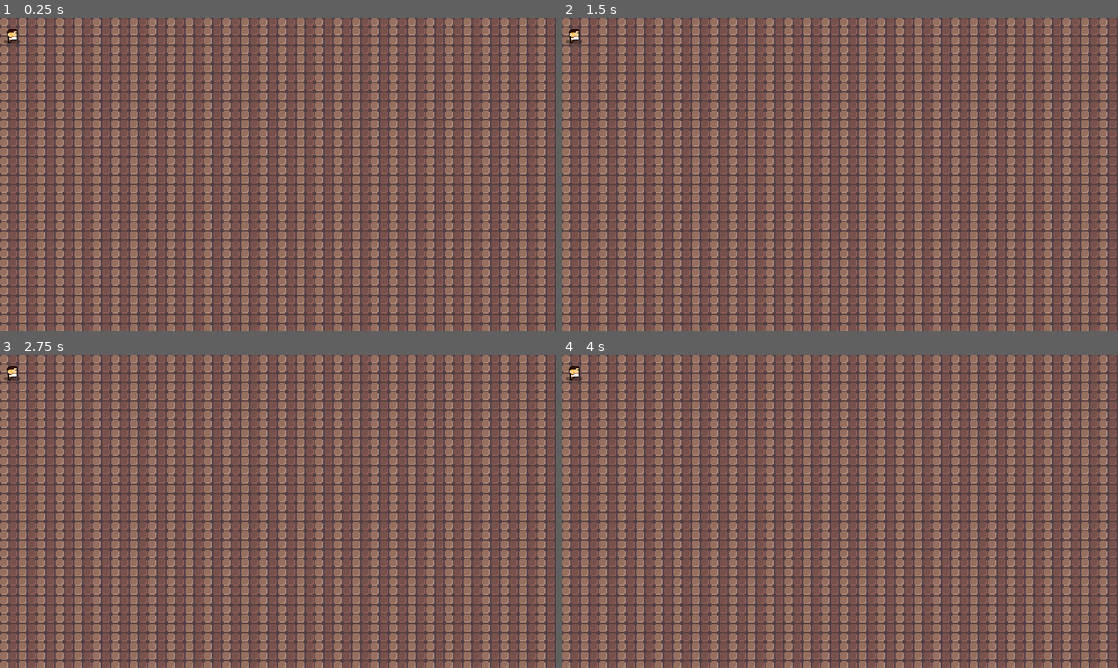
Above: before the commit, frames 1-4 (two rows, left to right).
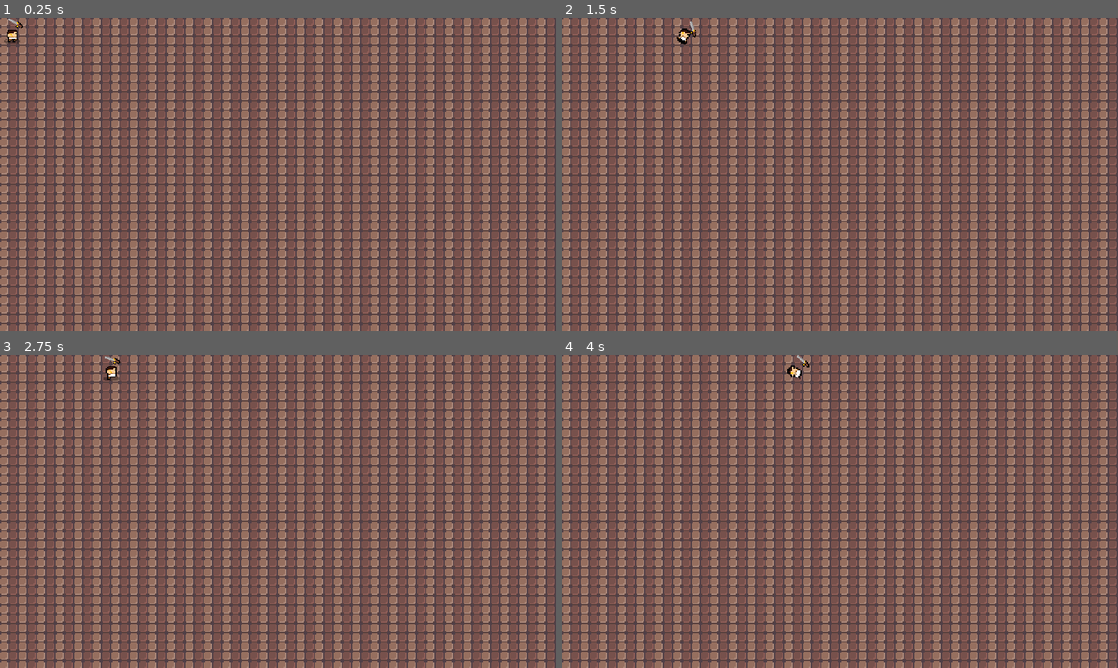
Above: after the commit, the same moments.

Repository: Torres1373/GodotRL
Game: Godot game, scene res://Scenes/First.tscn
The game is run twice, just before and just after one commit, with the same random seed, the same clock (stepped at 60 frames per second) and the same inputs.
Inputs (mouse positions are in pixels of both pictures, inside the frame that each line leads up to):
- Up to frame 1 (0.25 s): no input
- Up to frame 2 (1.5 s): tap Enter at 0.5 s; move the mouse to (962, 158) at 0.52 s; hold Space (ui_jump) 0.53-1.28 s; hold Right (ui_right) from 0.53 s (still down); click (962, 158) at 0.6 s; move the mouse to (728, 190) at 1.27 s; tap Space (ui_jump) at 1.35 s
- Up to frame 3 (2.75 s): tap Space (ui_jump) at 1.52, 1.82 s; click (166, 527) at 1.55 s; move the mouse to (333, 442) at 2.02 s; release Right (ui_right) at 2.03 s; hold Left (ui_left) from 2.03 s (still down); hold Space (ui_jump) from 2.03 s (still down); click (333, 442) at 2.1 s
- Up to frame 4 (4 s): move the mouse to (812, 574) at 2.77 s; release Left (ui_left) at 2.78 s; release Space (ui_jump) at 2.78 s; hold Right (ui_right) from 2.78 s (still down); click (812, 574) at 2.85 s; tap Space (ui_jump) at 3.02, 3.32 s; move the mouse to (1006, 558) at 3.52 s; hold Space (ui_jump) from 3.53 s (still down)

The runs differ from the first frame. In frame 1, less than 0.1% of the frame differs, in the area x 0-5%, y 0-8%; in frame 2, 0.2%; in frame 3, 0.2%, in the area x 0-22%, y 0-9%; in frame 4, 0.2%.
Error before the commit: Parse Error: Identifier "GRAVITY" not declared in the current scope. (res://Characters/Player/player.gd:5)

Commit message:
jump added

Diff:
--- a/Characters/Character.gd
+++ b/Characters/Character.gd
@@ -10,6 +10,9 @@
 @onready var animated_sprite: AnimatedSprite2D = get_node("AnimatedSprite2D")
 
 var mov_dir: Vector2 = Vector2.ZERO
+var isJumping: bool = false
+var isAttacking: bool = false
+var isDefending: bool = false
 
 func _physics_process(_delta_: float) -> void:
 	move_and_slide()
--- a/Characters/Player/FiniteStateMachine.gd
+++ b/Characters/Player/FiniteStateMachine.gd
@@ -19,18 +19,21 @@
 		states.idle:
 			if parent.velocity.length() > 10:
 				return states.move
-			#if Input.is_action_pressed("ui_jump") and parent.is_on_floor():
-				#return states.jump
+			if Input.is_action_just_pressed("ui_jump") and not parent.isJumping and not parent.isAttacking:
+				parent.isJumping = true
+				return states.jump
 		states.move:
 			if parent.velocity.length() < 10:
 				return states.idle
-			#if Input.is_action_pressed("ui_jump") and parent.is_on_floor():
-				#return states.jump
-		#states.jump:
-			#if parent.velocity.length() < 10 and parent.is_on_floor():
-				#return states.idle
-			#elif parent.velocity.length() > 10 and parent.is_on_floor():
-				#return states.move
+			if Input.is_action_just_pressed("ui_jump") and not parent.isJumping and not parent.isAttacking:
+				parent.isJumping = true
+				return states.jump
+		states.jump:
+			if parent.velocity.length() < 10 and not parent.isJumping:
+				return states.idle
+			elif parent.velocity.length() > 10 and not parent.isJumping:
+				return states.move
+
 	return -1
 
 func _enter_state(_previous_state: int, _new_state: int) -> void:
@@ -41,3 +44,5 @@
 			animation_player.play("move")
 		states.jump:
 			animation_player.play("jump")
+			await animation_player.animation_finished
+			parent.isJumping = false
--- a/Characters/Player/player.gd
+++ b/Characters/Player/player.gd
@@ -1,14 +1,29 @@
 extends Character
+
+@onready var sword: Node2D= get_node("Sword")
+@onready var sword_anim_player: AnimationPlayer = sword.get_node("SwordAnimationPlayer")
 
 func _process(_delta: float) -> void:
 	var mous_dir = Vector2(get_global_mouse_position() - global_position).normalized()
-	velocity.y += GRAVITY
 
 	if mous_dir.x > 0 and animated_sprite.flip_h:
 		animated_sprite.flip_h = false
 	elif mous_dir.x < 0 and not animated_sprite.flip_h:
 		animated_sprite.flip_h = true
 
+	sword.rotation = mous_dir.angle()
+	if sword.scale.y == 1 and mous_dir.x < 0:
+		sword.scale.y = -1
+	if sword.scale.y == -1 and mous_dir.x > 0:
+		sword.scale.y = 1
+
+	if Input.is_action_just_pressed("ui_attack") and not sword_anim_player.is_playing() and not isJumping:
+		isAttacking = true
+		sword_anim_player.play("attack")
+		await sword_anim_player.animation_finished
+		isAttacking = false
+
+
 func get_input() -> void:
 	mov_dir = Vector2.ZERO
 	mov_dir.x = Input.get_action_strength("ui_right") - Input.get_action_strength("ui_left")
--- a/Characters/Player/player.tscn
+++ b/Characters/Player/player.tscn
@@ -6,6 +6,8 @@
 [ext_resource type="Script" path="res://Characters/Player/FiniteStateMachine.gd" id="3_2x7py"]
 [ext_resource type="Texture2D" uid="uid://b7toqoa1m737m" path="res://Art/v1.1 dungeon crawler 16X16 pixel pack/heroes/knight/icaro_run_spritesheet.png" id="3_6jmwr"]
 [ext_resource type="Texture2D" uid="uid://b5cin287vhah8" path="res://Art/v1.1 dungeon crawler 16X16 pixel pack/heroes/knight/icaro_jump_spritesheet.png" id="5_nm5of"]
+[ext_resource type="Texture2D" uid="uid://b3uu18ltm2jpn" path="res://Art/v1.1 dungeon crawler 16X16 pixel pack/heroes/knight/weapon_kopis_1.png" id="7_kjaob"]
+[ext_resource type="Texture2D" uid="uid://baatxewy4nyxw" path="res://Art/v1.1 dungeon crawler 16X16 pixel pack/effects (new)/slash_effect_anim_spritesheet.png" id="8_bogec"]
 
 [sub_resource type="AtlasTexture" id="AtlasTexture_thov0"]
 atlas = ExtResource("2_pmhp2")
@@ -151,6 +153,123 @@
 "speed": 5.0
 }]
 
+[sub_resource type="CapsuleShape2D" id="CapsuleShape2D_qxa5h"]
+radius = 4.0
+height = 12.0
+
+[sub_resource type="Animation" id="Animation_mlpoq"]
+resource_name = "attack"
+length = 0.5
+step = 0.05
+tracks/0/type = "value"
+tracks/0/imported = false
+tracks/0/enabled = true
+tracks/0/path = NodePath("SwordSprite:rotation")
+tracks/0/interp = 1
+tracks/0/loop_wrap = true
+tracks/0/keys = {
+"times": PackedFloat32Array(0, 0.15, 0.35, 0.5),
+"transitions": PackedFloat32Array(1, 1, 1, 1),
+"update": 0,
+"values": [0.0, 3.14159, 1.5708, 0.0]
+}
+tracks/1/type = "value"
+tracks/1/imported = false
+tracks/1/enabled = true
+tracks/1/path = NodePath("SlashSprite:visible")
+tracks/1/interp = 1
+tracks/1/loop_wrap = true
+tracks/1/keys = {
+"times": PackedFloat32Array(0, 0.1, 0.25, 0.35),
+"transitions": PackedFloat32Array(1, 1, 1, 1),
+"update": 1,
+"values": [true, true, true, false]
+}
+tracks/2/type = "value"
+tracks/2/imported = false
+tracks/2/enabled = true
+tracks/2/path = NodePath("SlashSprite:frame")
+tracks/2/interp = 1
+tracks/2/loop_wrap = true
+tracks/2/keys = {
+"times": PackedFloat32Array(0, 0.05, 0.1),
+"transitions": PackedFloat32Array(1, 1, 1),
+"update": 1,
+"values": [0, 1, 2]
+}
+
+[sub_resource type="Animation" id="Animation_u26x3"]
+length = 0.001
+tracks/0/type = "value"
+tracks/0/imported = false
+tracks/0/enabled = true
+tracks/0/path = NodePath("SwordSprite:rotation")
+tracks/0/interp = 1
+tracks/0/loop_wrap = true
+tracks/0/keys = {
+"times": PackedFloat32Array(0),
+"transitions": PackedFloat32Array(1),
+"update": 0,
+"values": [0.0]
+}
+tracks/1/type = "value"
+tracks/1/imported = false
+tracks/1/enabled = true
+tracks/1/path = NodePath("SlashSprite:visible")
+tracks/1/interp = 1
+tracks/1/loop_wrap = true
+tracks/1/keys = {
+"times": PackedFloat32Array(0),
+"transitions": PackedFloat32Array(1),
+"update": 1,
+"values": [false]
+}
+tracks/2/type = "value"
+tracks/2/imported = false
+tracks/2/enabled = true
+tracks/2/path = NodePath("SlashSprite:frame")
+tracks/2/interp = 1
+tracks/2/loop_wrap = true
+tracks/2/keys = {
+"times": PackedFloat32Array(0),
+"transitions": PackedFloat32Array(1),
+"update": 1,
+"values": [0]
+}
+
+[sub_resource type="AnimationLibrary" id="AnimationLibrary_jat2l"]
+_data = {
+"RESET": SubResource("Animation_u26x3"),
+"attack": SubResource("Animation_mlpoq")
+}
+
+[sub_resource type="Animation" id="Animation_ojsiq"]
+length = 0.001
+tracks/0/type = "value"
+tracks/0/imported = false
+tracks/0/enabled = true
+tracks/0/path = NodePath("../AnimatedSprite2D:animation")
+tracks/0/interp = 1
+tracks/0/loop_wrap = true
+tracks/0/keys = {
+"times": PackedFloat32Array(0),
+"transitions": PackedFloat32Array(1),
+"update": 1,
+"values": [&"move"]
+}
+tracks/1/type = "value"
+tracks/1/imported = false
+tracks/1/enabled = true
+tracks/1/path = NodePath("../AnimatedSprite2D:frame")
+tracks/1/interp = 1
+tracks/1/loop_wrap = true
+tracks/1/keys = {
+"times": PackedFloat32Array(0),
+"transitions": PackedFloat32Array(1),
+"update": 1,
+"values": [0]
+}
+
 [sub_resource type="Animation" id="Animation_2pegp"]
 resource_name = "idle"
 length = 0.6
@@ -162,10 +281,38 @@
 tracks/0/interp = 1
 tracks/0/loop_wrap = true
 tracks/0/keys = {
-"times": PackedFloat32Array(0.6),
+"times": PackedFloat32Array(0),
 "transitions": PackedFloat32Array(1),
 "update": 1,
 "values": [&"idle"]
+}
+tracks/1/type = "value"
+tracks/1/imported = false
+tracks/1/enabled = true
+tracks/1/path = NodePath("../AnimatedSprite2D:frame")
+tracks/1/interp = 1
+tracks/1/loop_wrap = true
+tracks/1/keys = {
+"times": PackedFloat32Array(0, 0.1, 0.2, 0.3, 0.4, 0.5),
+"transitions": PackedFloat32Array(1, 1, 1, 1, 1, 1),
+"update": 1,
+"values": [0, 1, 2, 3, 4, 5]
+}
+
+[sub_resource type="Animation" id="Animation_rs5n2"]
+resource_name = "jump"
+length = 0.6
+tracks/0/type = "value"
+tracks/0/imported = false
+tracks/0/enabled = true
+tracks/0/path = NodePath("../AnimatedSprite2D:animation")
+tracks/0/interp = 1
+tracks/0/loop_wrap = true
+tracks/0/keys = {
+"times": PackedFloat32Array(0),
+"transitions": PackedFloat32Array(1),
+"update": 1,
+"values": [&"jump"]
 }
 tracks/1/type = "value"
 tracks/1/imported = false
@@ -195,61 +342,6 @@
 "transitions": PackedFloat32Array(1),
 "update": 1,
 "values": [&"move"]
-}
-tracks/1/type = "value"
-tracks/1/imported = false
-tracks/1/enabled = true
-tracks/1/path = NodePath("../AnimatedSprite2D:frame")
-tracks/1/interp = 1
-tracks/1/loop_wrap = true
-tracks/1/keys = {
-"times": PackedFloat32Array(0, 0.1, 0.2, 0.3, 0.4, 0.5),
-"transitions": PackedFloat32Array(1, 1, 1, 1, 1, 1),
-"update": 1,
-"values": [0, 1, 2, 3, 4, 5]
-}
-
-[sub_resource type="Animation" id="Animation_ojsiq"]
-length = 0.001
-tracks/0/type = "value"
-tracks/0/imported = false
-tracks/0/enabled = true
-tracks/0/path = NodePath("../AnimatedSprite2D:animation")
-tracks/0/interp = 1
-tracks/0/loop_wrap = true
-tracks/0/keys = {
-"times": PackedFloat32Array(0),
-"transitions": PackedFloat32Array(1),
-"update": 1,
-"values": [&"move"]
-}
-tracks/1/type = "value"
-tracks/1/imported = false
-tracks/1/enabled = true
-tracks/1/path = NodePath("../AnimatedSprite2D:frame")
-tracks/1/interp = 1
-tracks/1/loop_wrap = true
-tracks/1/keys = {
-"times": PackedFloat32Array(0),
-"transitions": PackedFloat32Array(1),
-"update": 1,
-"values": [0]
-}
-
-[sub_resource type="Animation" id="Animation_rs5n2"]
-resource_name = "jump"
-length = 0.6
-tracks/0/type = "value"
-tracks/0/imported = false
-tracks/0/enabled = true
-tracks/0/path = NodePath("../AnimatedSprite2D:animation")
-tracks/0/interp = 1
-tracks/0/loop_wrap = true
-tracks/0/keys = {
-"times": PackedFloat32Array(0),
-"transitions": PackedFloat32Array(1),
-"update": 1,
-"values": [&"jump"]
 }
 tracks/1/type = "value"
 tracks/1/imported = false
@@ -273,6 +365,8 @@
 }
 
 [node name="Player" instance=ExtResource("1_pt7tq")]
+collision_layer = 2
+collision_mask = 5
 script = ExtResource("2_5cept")
 
 [node name="FiniteStateMachine" parent="." index="0"]
@@ -283,7 +377,31 @@
 sprite_frames = SubResource("SpriteFrames_hdk06")
 animation = &"move"
 
-[node name="AnimationPlayer" parent="." index="3"]
+[node name="CollisionShape2D" parent="." index="2"]
+shape = SubResource("CapsuleShape2D_qxa5h")
+
+[node name="Sword" type="Node2D" parent="." index="3"]
+
+[node name="SwordSprite" type="Node2D" parent="Sword" index="0"]
+
+[node name="Sprite2D" type="Sprite2D" parent="Sword/SwordSprite" index="0"]
+position = Vector2(3, -11)
+rotation = -2.35619
+texture = ExtResource("7_kjaob")
+offset = Vector2(6, -5)
+
+[node name="SwordAnimationPlayer" type="AnimationPlayer" parent="Sword" index="1"]
+libraries = {
+"": SubResource("AnimationLibrary_jat2l")
+}
+
+[node name="SlashSprite" type="Sprite2D" parent="Sword" index="2"]
+visible = false
+position = Vector2(17, 0)
+texture = ExtResource("8_bogec")
+hframes = 3
+
+[node name="AnimationPlayer" parent="." index="4"]
 libraries = {
 "": SubResource("AnimationLibrary_f2kig")
 }
Binary file changed: Art/v1.1 dungeon crawler 16X16 pixel pack/heroes/knight/weapon_sword_1.png
Not shown: 1 places in Characters/Player/player.tscn that only renumber resources
